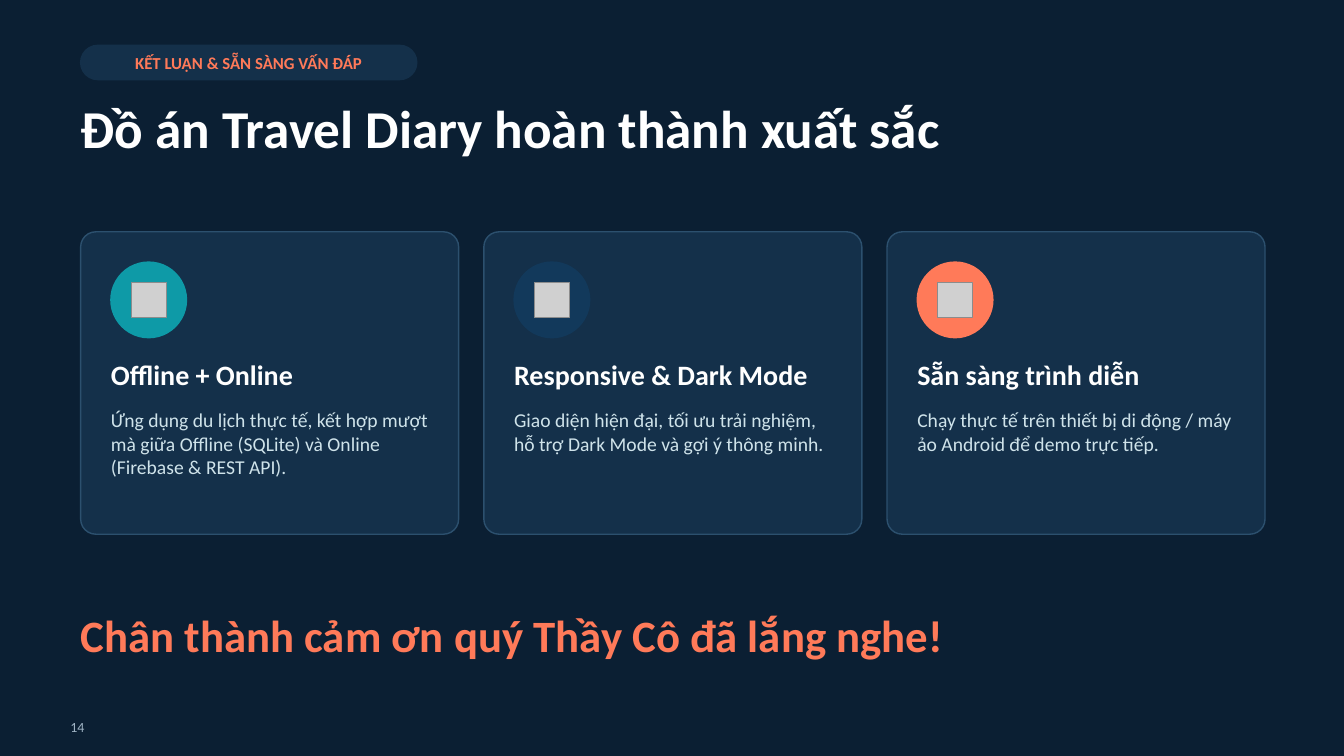
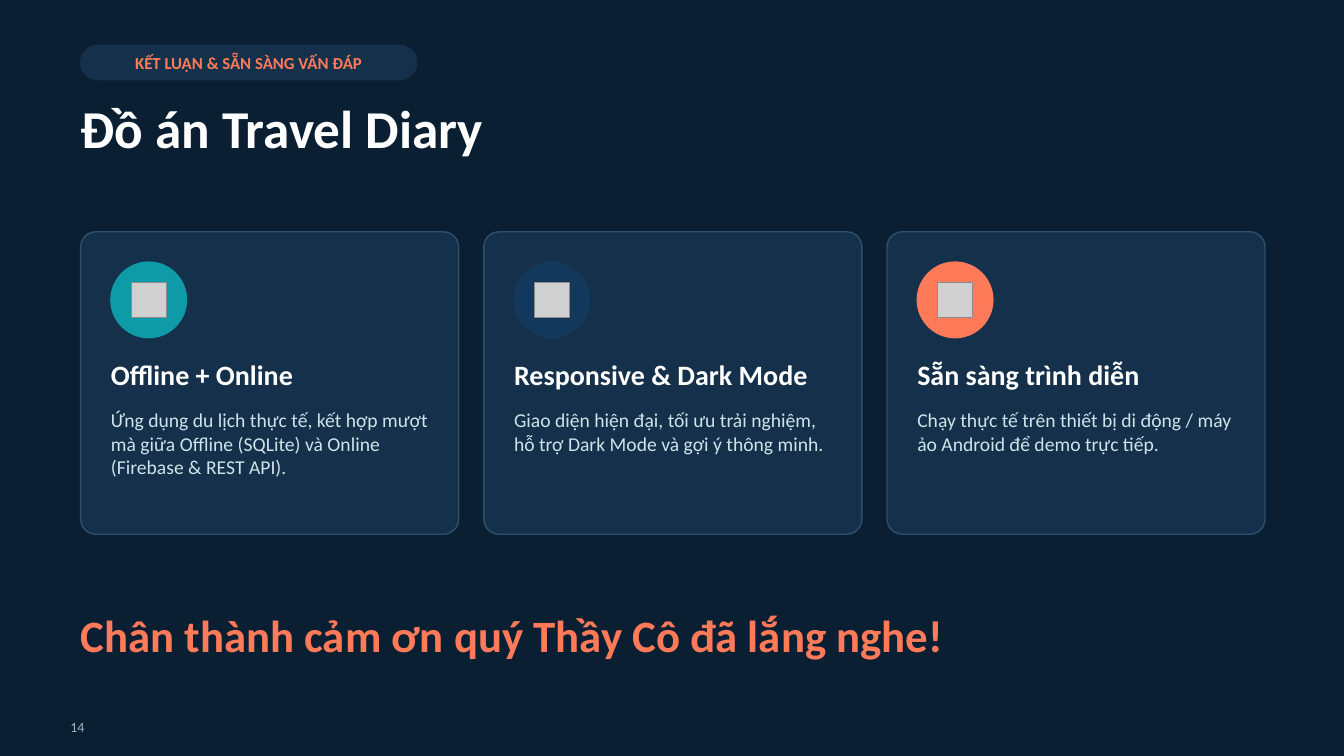
Before and after one commit to imnotpasta/travel-diary-app, a slide deck: slide 14 of Bao_Cao_De_Tai_10_TravelDiary.pptx. Drawn at 1344x756 pixels with LibreOffice and Linux fonts; fonts in the diff are those of the drawing; grey boxes stand for pictures. Boxes give left, top, right and bottom in pixels: in the first picture for what was removed or moved away, otherwise in the second. Text is boxed around its words. In the diff, an @@ line names an element or a change of style, - is before the commit and + after.

```diff
--- a/Bao_Cao_De_Tai_10_TravelDiary.pptx
+++ b/Bao_Cao_De_Tai_10_TravelDiary.pptx
@@ title at [81,108,483,157]: text changed @@
-Đồ án Travel Diary hoàn thành xuất sắc
+Đồ án Travel Diary
```
Also in this commit, not shown: 6 other files.
